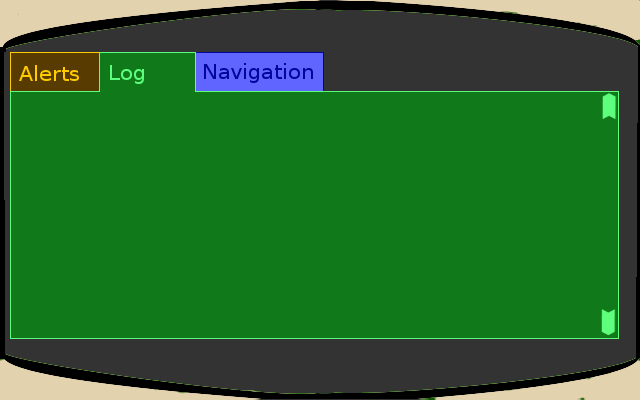
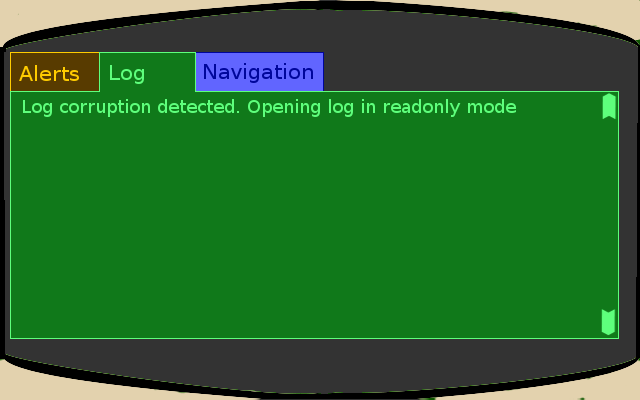
Layer changes from the first (640, 400) image to the second:
added layer "Log corruption detected. Openi..." above "Background" over <box>23,99,516,117</box>
